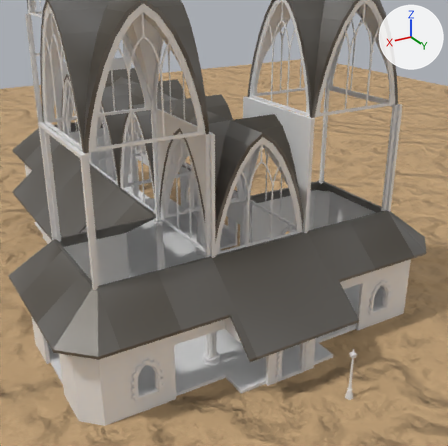
The Blender file Assets/Meshes/gothic church.blend, before and after one commit.
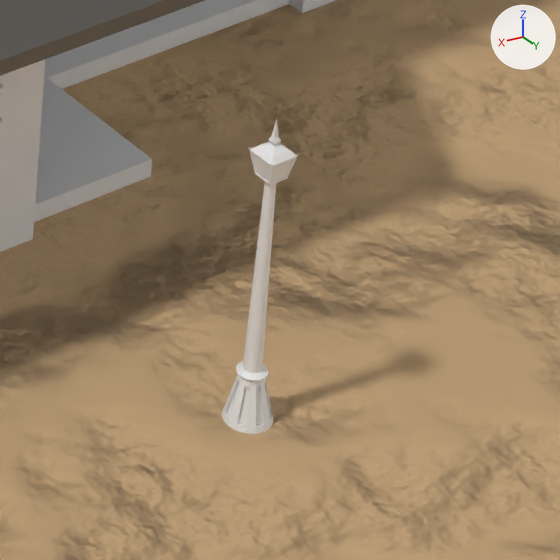
Old and new are each drawn from a camera (50 mm lens) standing at (24.47, 32.54, 26.81) and looking at (5.17, 0.38, 10.74) and again close up on the part from 69% to 89% of the width and 74% to 94% of the height. Every picture has the same lights, and +X, +Y and +Z are marked at upper right.

In view in the first close-up: 'Ground', 'LOD_A_Floor_2x4_proxy.012', 'LOD_A_Roof_plate_proxy.008', 'LOD_B_Exterior_Lantern_proxy', 'SM_square 4x4x0.25_proxy.012', 'SM_wall_door_4x4x0.25_proxy'.
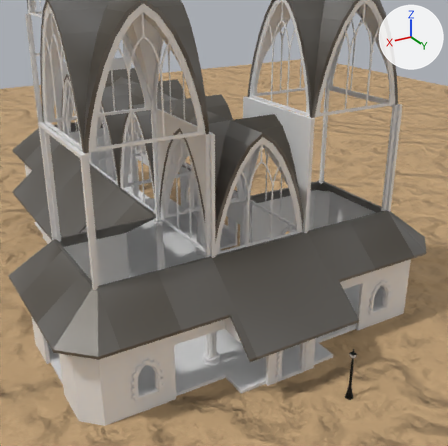
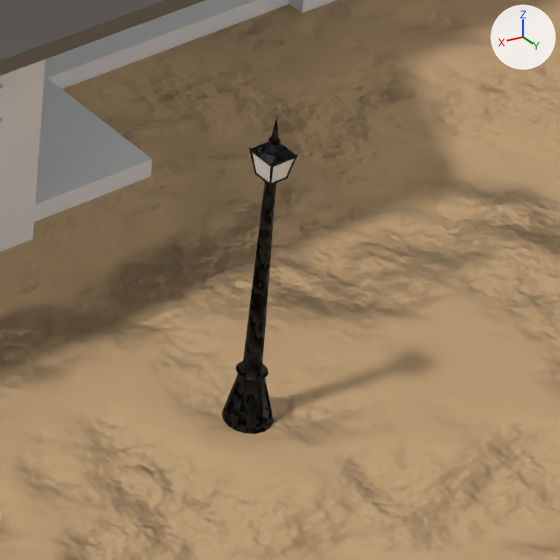
Boxes (x1, y1, x2, y2) around the edits, measured in the close-ups (560 x 560 px):
part 1 of me_lod_b_exterior_lantern, recoloured (grey to black): (222, 118, 298, 434) in both

Edits to the bpy script that builds the scene:
```text
Add img_normal_map_lantern:
    img_normal_map_lantern = load_image('Normal_map_Lantern', '../Textures/Normal_map_Lantern.png', 1024, 1024, 'Non-Color')
Add mat_window_001:
    mat_window_001 = bpy.data.materials.new('Window.001')
    # colours: black #000000
    # uses the picture img_normal_map_lantern
Change me_lod_b_exterior_lantern:
    where me_lod_b_exterior_lantern.from_pydata(...)  # 225 vertices, 253 faces; spans x -0.28..0.28, y -0.28..0.28, z 0.0..3.92
    used by ob_lod_b_exterior_lantern_proxy; location = (0.0, 8.0, -0.25)
    me_lod_b_exterior_lantern part 1: all 249 faces that had it switch from mat_window to mat_window_001
```
